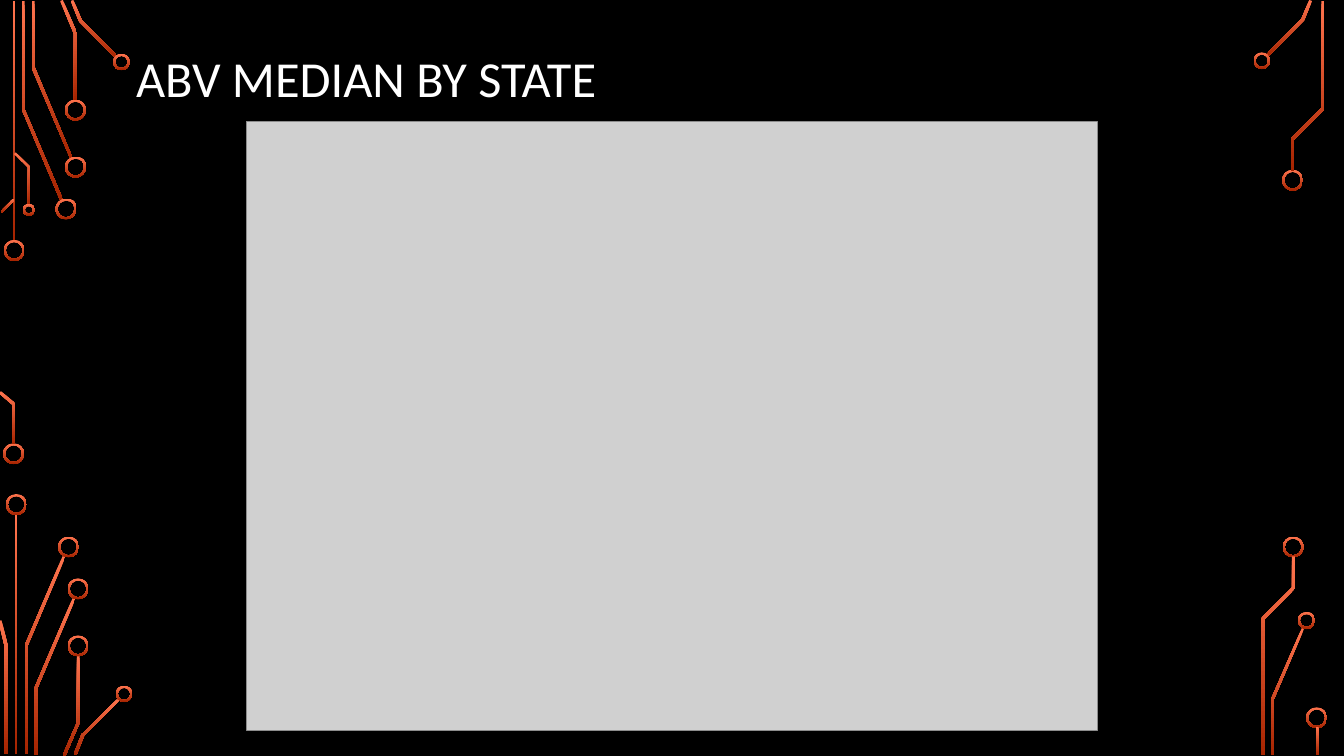
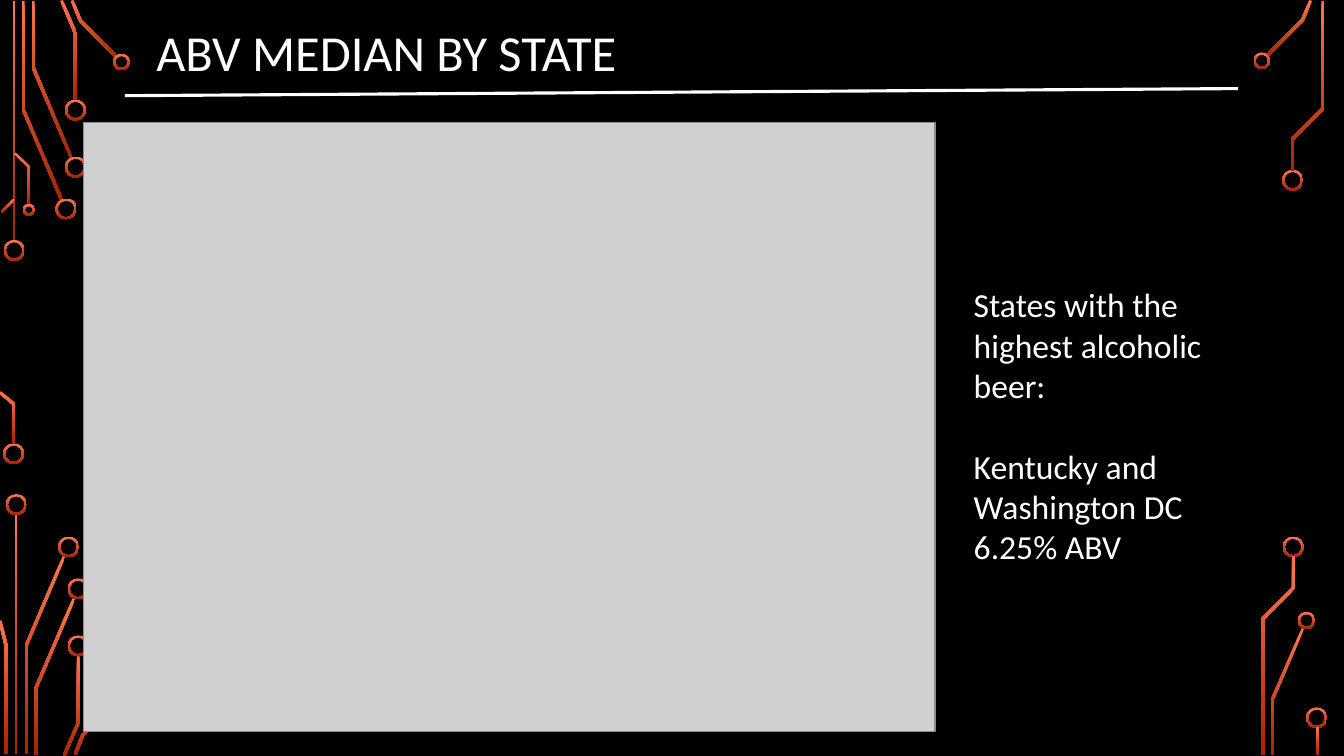
Before and after one commit to arron71/CaseStudy1, a slide deck: slide 6 of CaseStudy1 Presentation.pptx. Drawn at 1344x756 pixels with LibreOffice and Linux fonts; fonts in the diff are those of the drawing; grey boxes stand for pictures; background and template pictures are left out. Boxes give left, top, right and bottom in pixels: in the first picture for what was removed or moved away, otherwise in the second. Text is boxed around its words. In the diff, an @@ line names an element or a change of style, - is before the commit and + after.

```diff
--- a/CaseStudy1 Presentation.pptx
+++ b/CaseStudy1 Presentation.pptx
@@ title "ABV MEDIAN BY STATE" moved from (x1=136, y1=64, x2=596, y2=98) to (x1=156, y1=38, x2=616, y2=72) @@
@@ line added from (125, 96) to (1238, 89), #FFFFFF 2.25 pt @@
@@ picture moved from (x1=246, y1=122, x2=1098, y2=731) to (x1=84, y1=123, x2=936, y2=732) @@
@@ text added at (x1=974, y1=293, x2=1201, y2=560), 24 pt, text #FFFFFF @@
+States with the highest alcoholic beer:
+Kentucky and Washington DC
+6.25% ABV
@@ freeform shape removed at (x1=116, y1=686, x2=133, y2=702) @@
```
Also in this commit, not shown: 5 other slides changed, 4 slides added, 1 slide removed, 2 other files.
